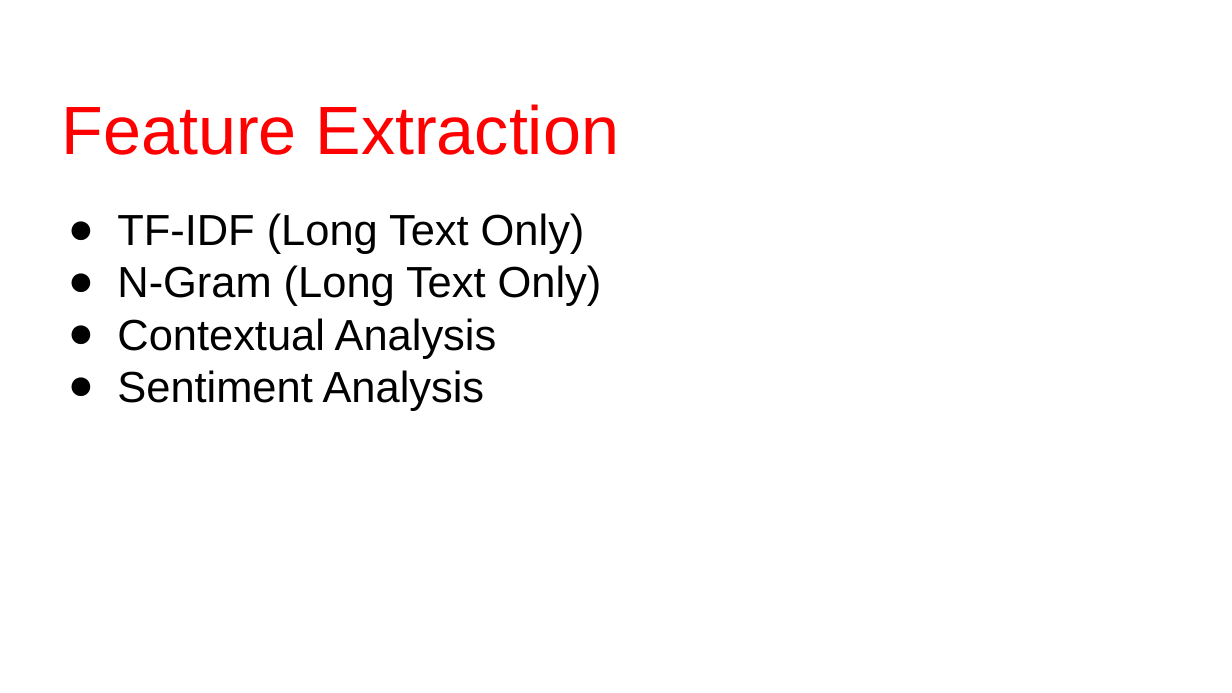
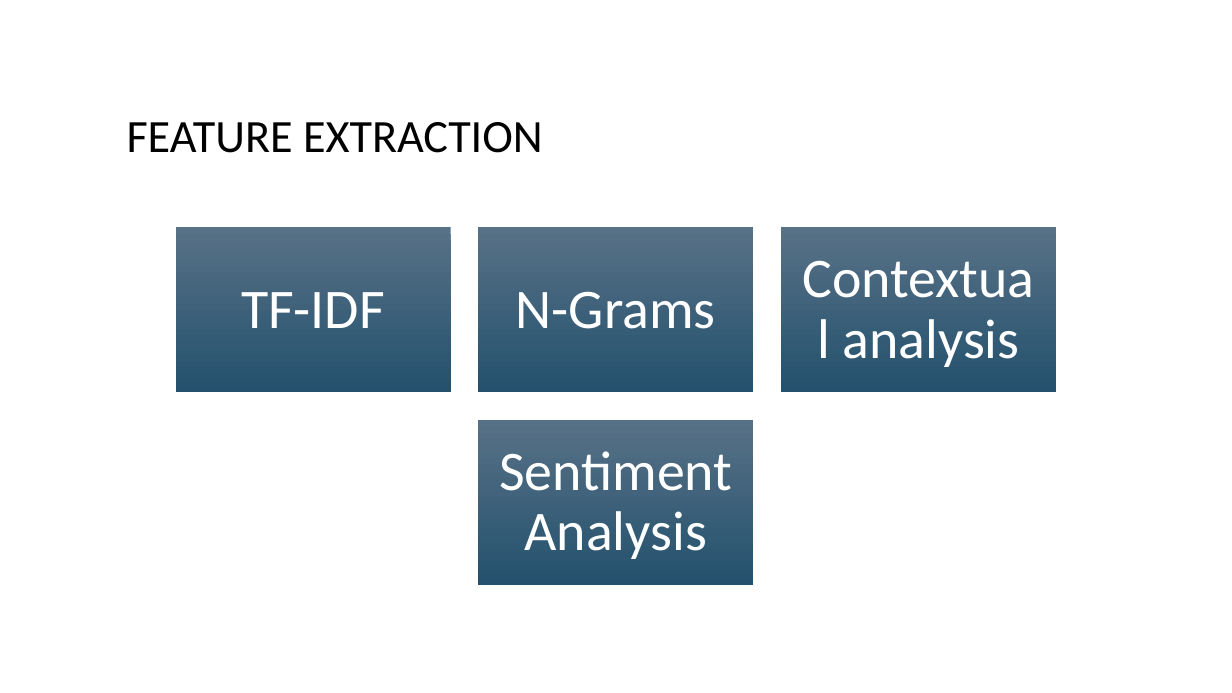
Before and after one commit to DevJohnIbrahim/SSM-GP, a slide deck: slide 11 of Graduation Proposal/Cyberbullypresentation.pptx. Drawn at 1232x693 pixels with LibreOffice and Linux fonts; fonts in the diff are those of the drawing; background and template pictures are left out. Boxes give left, top, right and bottom in pixels: in the first picture for what was removed or moved away, otherwise in the second. Text is boxed around its words. In the diff, an @@ line names an element or a change of style, - is before the commit and + after.

```diff
--- a/Graduation Proposal/Cyberbullypresentation.pptx
+++ b/Graduation Proposal/Cyberbullypresentation.pptx
@@ title at <box>127,122,543,153</box>: text changed; size 44 to 29.8 pt; font Arial to Calibri; text colour #FF0000 to #000000 @@
-Feature Extraction
+FEATURE EXTRACTION
@@ text removed at <box>117,213,602,411</box> @@
-● TF-IDF (Long Text Only)
-● N-Gram (Long Text Only)
-● Contextual Analysis
-● Sentiment Analysis
@@ group added at <box>176,227,1056,586</box>: 4 rectangles, 4 texts @@
+TF-IDF
+N-Grams
+Contextual analysis
+Sentiment Analysis
```
Also in this commit, not shown: 3 other slides changed, 1 slide added, 1 slide removed.
